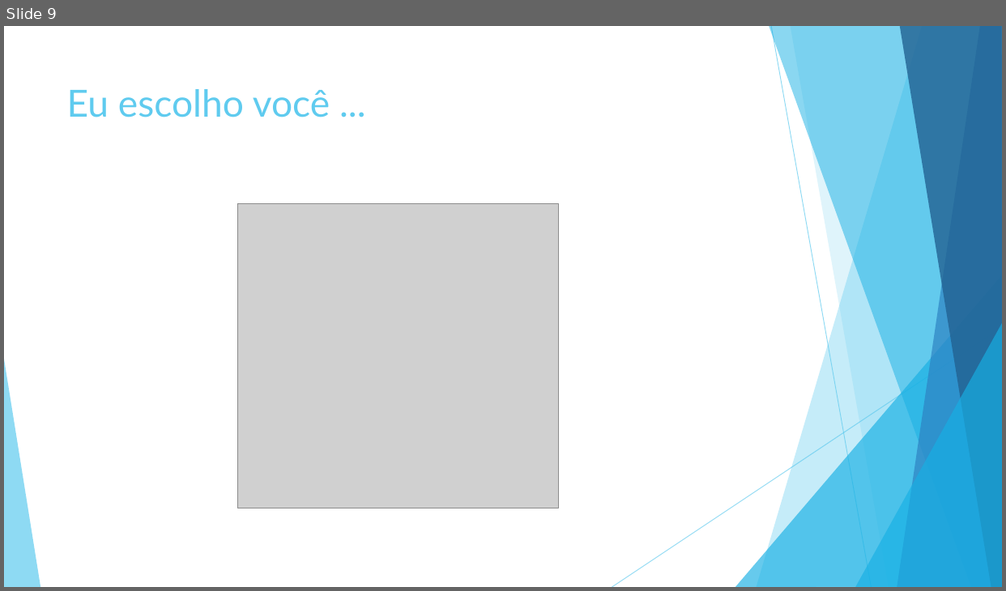
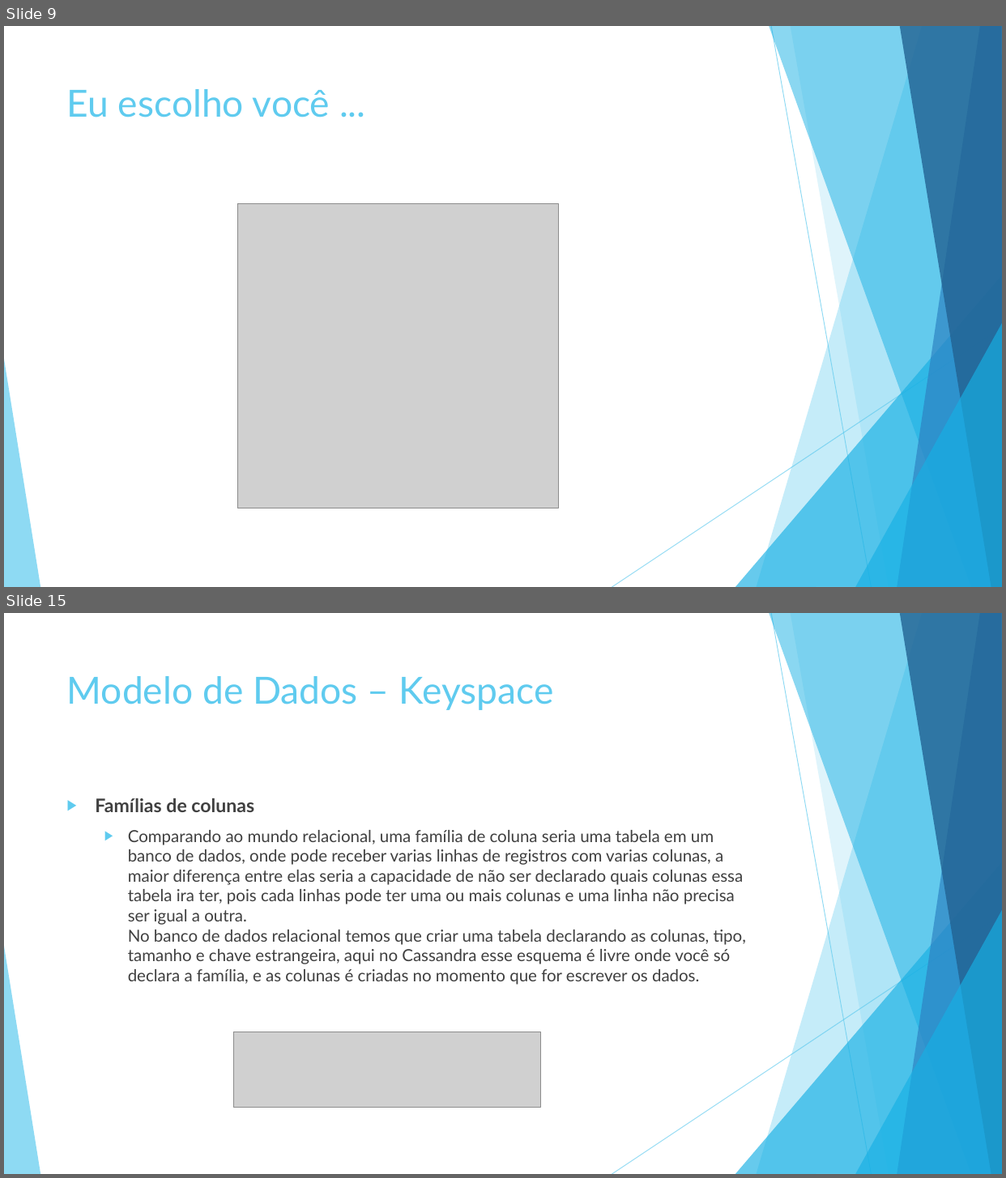
Before and after one commit to luiscferraz/bd-penitenciaria, a slide deck: Seminario/NoSQL.pptx. Shown one above the other, each under a label of ours: slide 9 before the commit, slides 9 and 15 after it; the slides between them are not shown. The pictures are 1006x591 and 1006x1178 pixels, drawn with LibreOffice and Linux fonts; fonts in the diff are those of the drawing; grey boxes stand for pictures. Boxes give left, top, right and bottom in pixels: in the first picture for what was removed or moved away, otherwise in the second. Text is boxed around its words. In the diff, an @@ line names an element or a change of style, - is before the commit and + after.

```diff
--- a/Seminario/NoSQL.pptx
+++ b/Seminario/NoSQL.pptx
@@ slide 15 added at <box>4,613,1002,1174</box>, background #FFFFFF; not listed: 10 template elements that a slide beside it also shows @@
@@ title added at <box>67,676,553,710</box>, 36 pt, text #5FCBEF @@
+Modelo de Dados – Keyspace
@@ text added at <box>95,798,746,985</box>, 16 pt, text #404040 @@
+▶ Famílias de colunas
+  ▶ Comparando ao mundo relacional, uma família de coluna seria uma tabela em um banco de dados, onde pode receber varias linhas de registros com varias colunas, a maior diferença entre elas seria a capacidade de não ser declarado quais colunas essa tabela ira ter, pois cada linhas pode ter uma ou mais colunas e uma linha não precisa ser igual a outra.
+    No banco de dados relacional temos que criar uma tabela declarando as colunas, tipo, tamanho e chave estrangeira, aqui no Cassandra esse esquema é livre onde você só declara a família, e as colunas é criadas no momento que for escrever os dados.
@@ picture added at <box>234,1033,540,1108</box> @@
```
Also in this commit, not shown: 8 other slides added, 1 slide removed.
